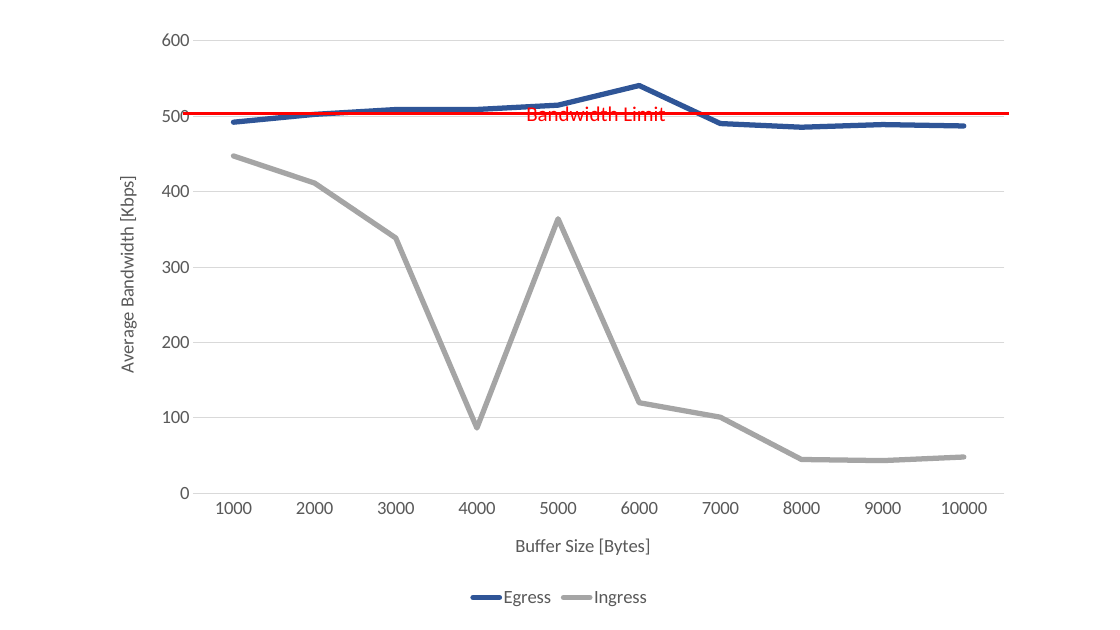
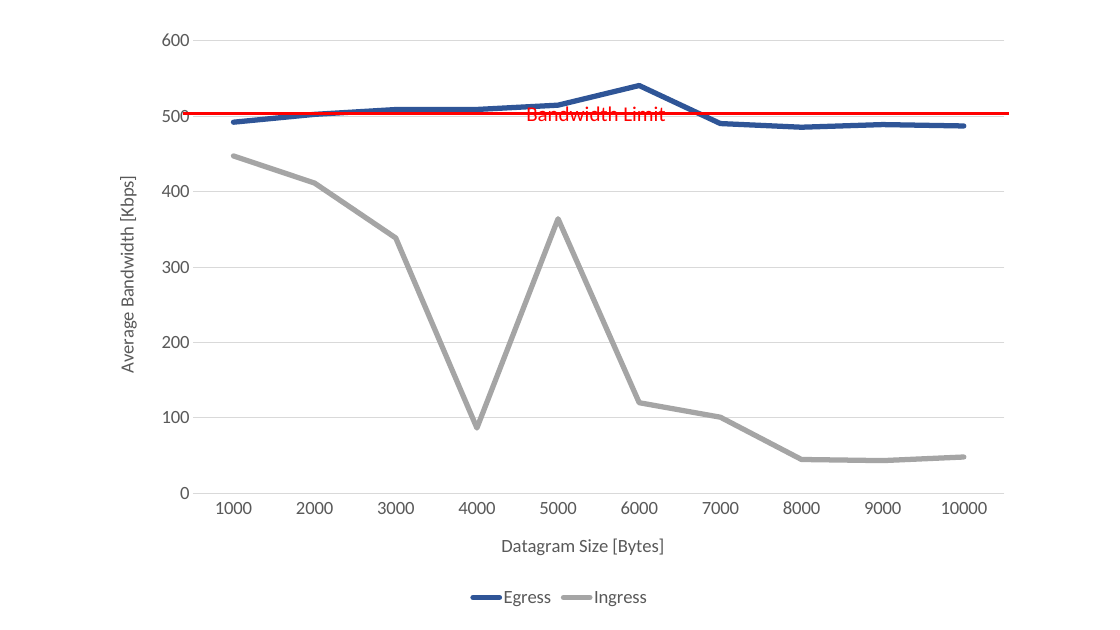
Before and after one commit to ManuelMeinen/Bandwidth_Limit_Enforcement_for_SCIONLab, a slide deck: slide 1 of img/Evaluation-Bandwidth-Wondershaper.pptx. Drawn at 1120x630 pixels with LibreOffice and Linux fonts; fonts in the diff are those of the drawing. Boxes give left, top, right and bottom in pixels: in the first picture for what was removed or moved away, otherwise in the second. Text is boxed around its words. In the diff, an @@ line names an element or a change of style, - is before the commit and + after.

Commit message:
changed buffer to datagram

```diff
--- a/img/Evaluation-Bandwidth-Wondershaper.pptx
+++ b/img/Evaluation-Bandwidth-Wondershaper.pptx
@@ line chart at box(97, 18, 1023, 613) @@
@@ category axis title "Buffer Size [Bytes] " to "Datagram Size [Bytes] " @@
```
Also in this commit, not shown: 9 other files.
